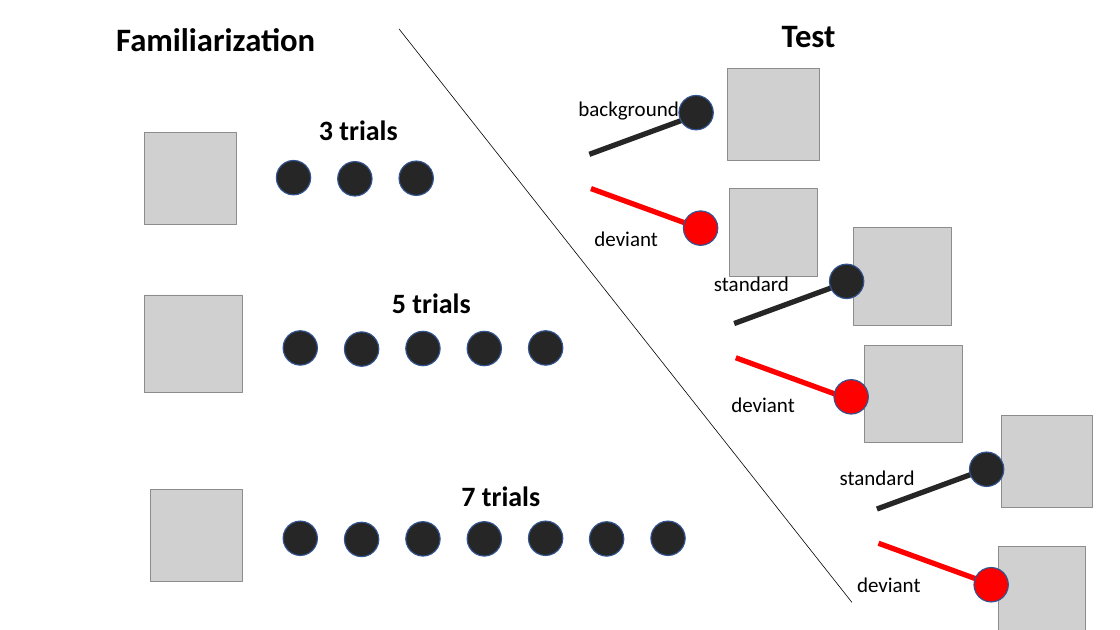
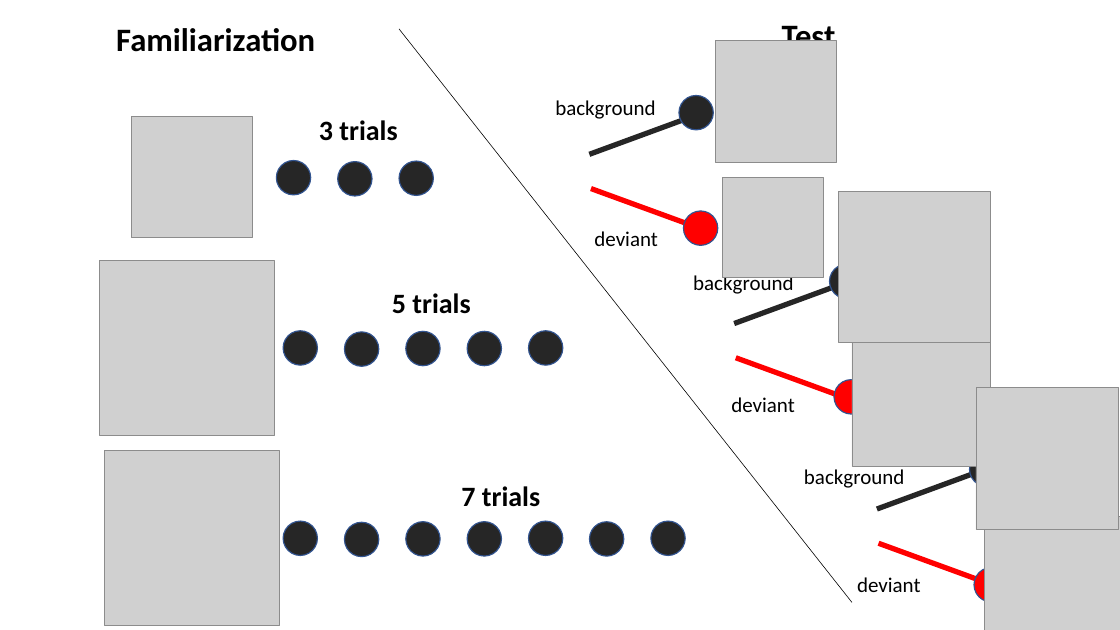
Before and after one commit to anjiecao/looking_time, a slide deck: slide 1 of baby-experiment/design/design_main.pptx. Drawn at 1120x630 pixels with LibreOffice and Linux fonts; fonts in the diff are those of the drawing; grey boxes stand for pictures. Boxes give left, top, right and bottom in pixels: in the first picture for what was removed or moved away, otherwise in the second. Text is boxed around its words. In the diff, an @@ line names an element or a change of style, - is before the commit and + after.

```diff
--- a/baby-experiment/design/design_main.pptx
+++ b/baby-experiment/design/design_main.pptx
@@ picture: place and size @@
-picture at [728, 69, 819, 160]
+picture at [715, 41, 837, 163]
@@ picture: place and size @@
-picture at [145, 133, 236, 224]
+picture at [131, 116, 253, 238]
@@ text "background": place and size @@
-text "background" at [578, 101, 678, 123]
+text "background" at [555, 100, 655, 119]
@@ picture: place and size @@
-picture at [730, 189, 818, 276]
+picture at [723, 177, 823, 278]
@@ picture added at [839, 192, 991, 343] @@
@@ picture removed at [854, 227, 951, 324] @@
@@ picture added at [99, 260, 274, 435] @@
@@ picture removed at [145, 295, 242, 392] @@
@@ text at [693, 273, 793, 294]: text changed @@
-standard
+background
@@ picture: place and size @@
-picture at [865, 345, 962, 443]
+picture at [852, 329, 990, 466]
@@ picture added at [976, 387, 1119, 530] @@
@@ picture removed at [1002, 416, 1093, 507] @@
@@ picture added at [104, 451, 279, 626] @@
@@ text at [804, 466, 904, 488]: text changed @@
-standard
+background
@@ picture removed at [150, 490, 242, 581] @@
@@ picture added at [985, 517, 1120, 630] @@
@@ picture removed at [998, 546, 1086, 630] @@
```
Also in this commit, not shown: 4 other files.
